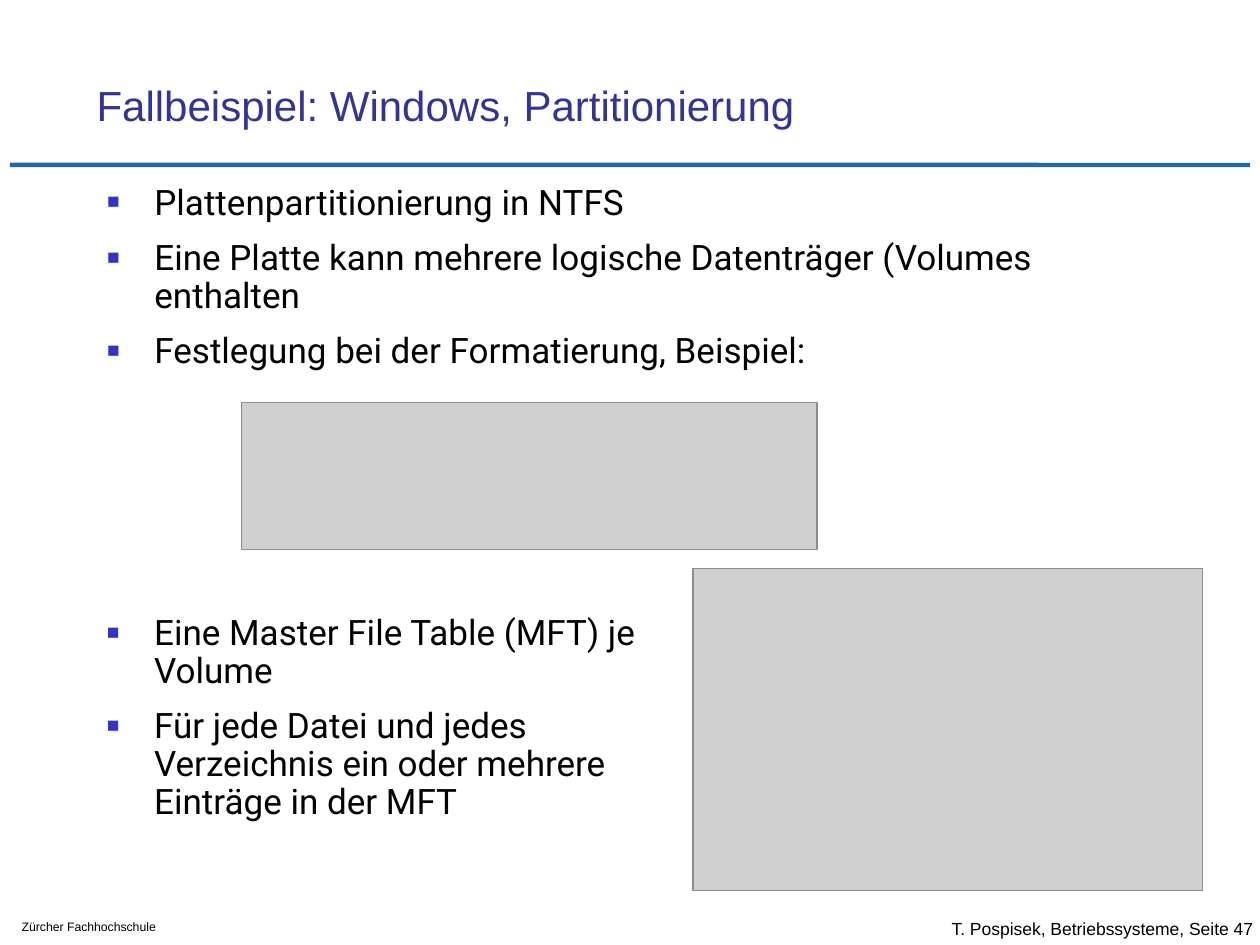
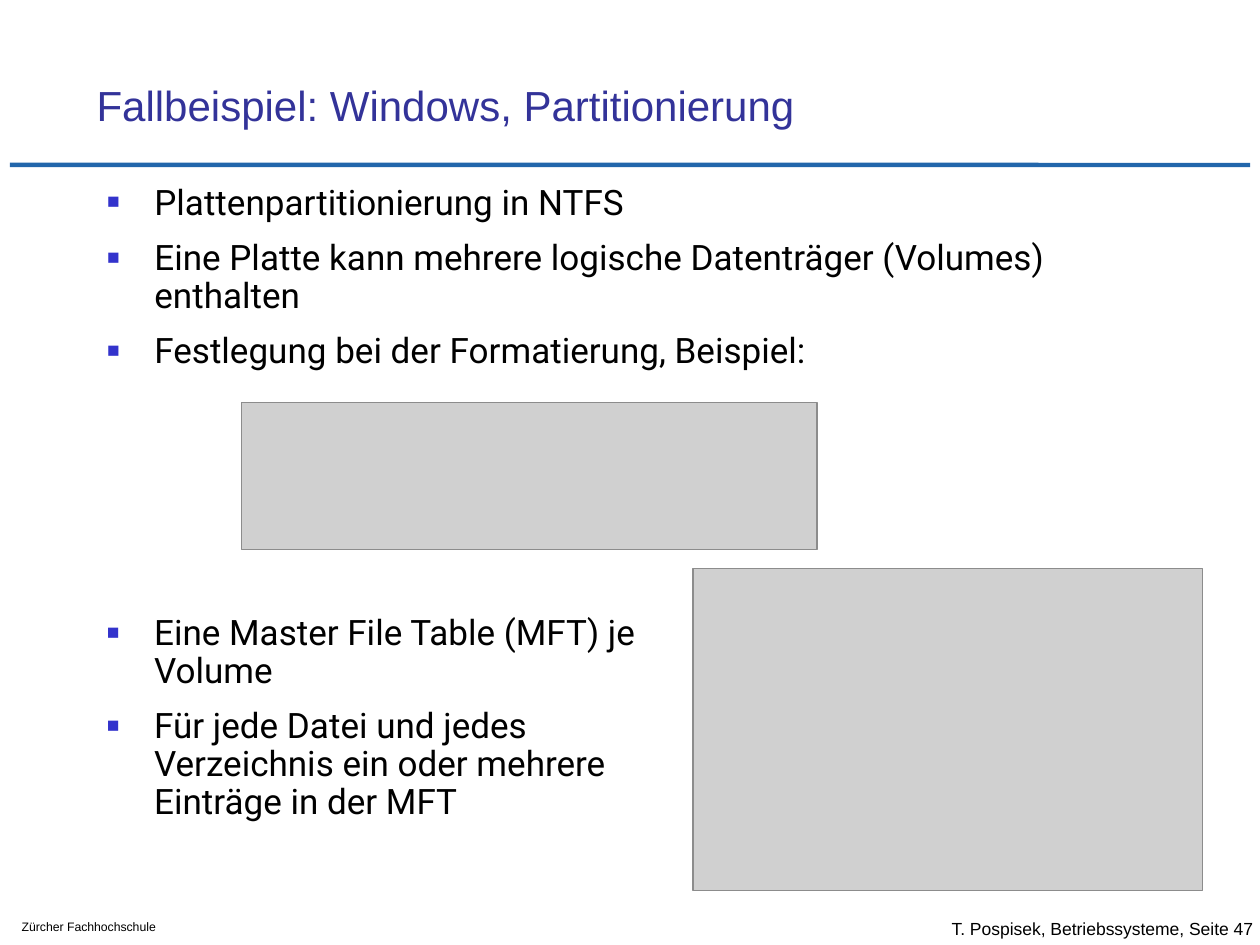
Before and after one commit to tpo/betriebssysteme, a slide deck: slide 47 of 12_Geraete_und_Dateiverwaltung.odp. Drawn at 1260x945 pixels with LibreOffice and Linux fonts; fonts in the diff are those of the drawing; grey boxes stand for pictures; background and template pictures are left out. Boxes give left, top, right and bottom in pixels: in the first picture for what was removed or moved away, otherwise in the second. Text is boxed around its words. In the diff, an @@ line names an element or a change of style, - is before the commit and + after.

```diff
--- a/12_Geraete_und_Dateiverwaltung.odp
+++ b/12_Geraete_und_Dateiverwaltung.odp
@@ text at box(154, 242, 1043, 309): text changed @@
-■ Eine Platte kann mehrere logische Datenträger (Volumes enthalten
+■ Eine Platte kann mehrere logische Datenträger (Volumes) enthalten
```
Also in this commit, not shown: 2 other slides changed, 1 other file.
